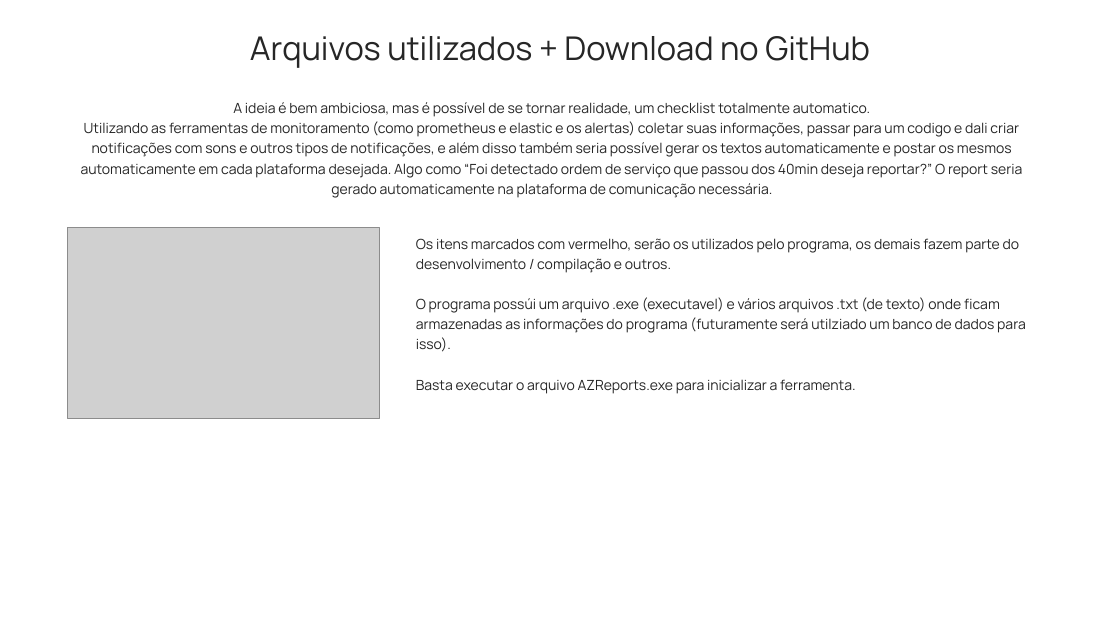
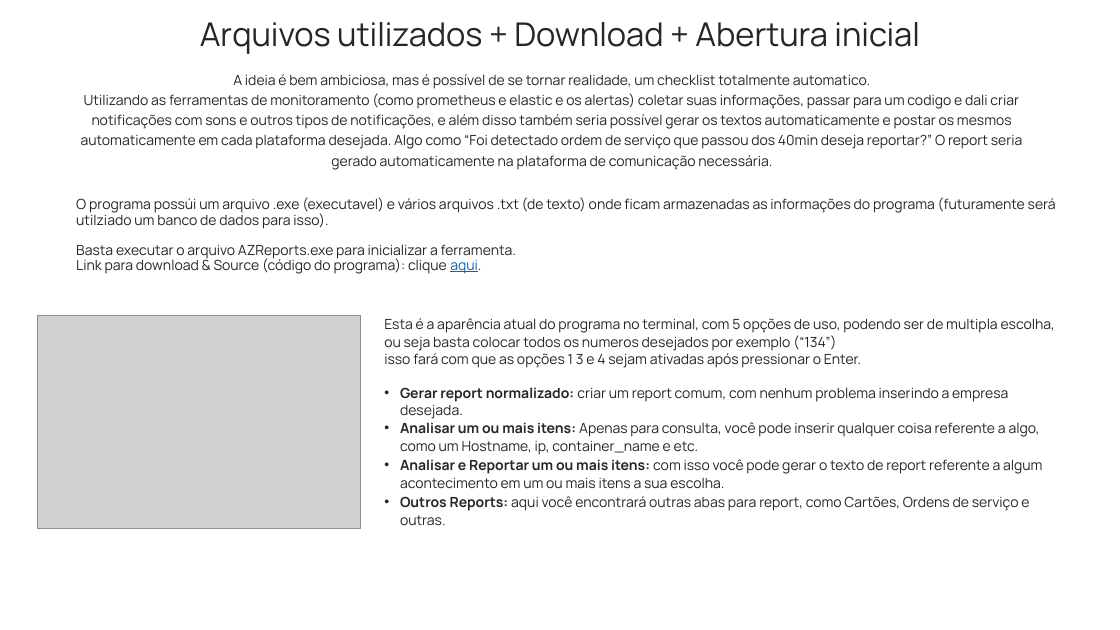
Before and after one commit to zMatheus222/Legacy-AZReports, a slide deck: slide 3 of azreports.pptx. Drawn at 1120x630 pixels with LibreOffice and Linux fonts; fonts in the diff are those of the drawing; grey boxes stand for pictures. Boxes give left, top, right and bottom in pixels: in the first picture for what was removed or moved away, otherwise in the second. Text is boxed around its words. In the diff, an @@ line names an element or a change of style, - is before the commit and + after.

```diff
--- a/azreports.pptx
+++ b/azreports.pptx
@@ text at box(200, 22, 920, 54): text changed @@
-Arquivos utilizados + Download no GitHub
+Arquivos utilizados + Download + Abertura inicial
@@ text "A ideia é bem ambiciosa, ...": place and size @@
-text "A ideia é bem ambiciosa, ..." at box(81, 102, 1023, 198)
+text "A ideia é bem ambiciosa, ..." at box(81, 74, 1023, 170)
@@ text "O programa possúi um arquivo ...": place and size @@
-text "O programa possúi um arquivo ..." at box(416, 238, 1026, 394)
+text "O programa possúi um arquivo ..." at box(76, 197, 1056, 274)
@@ text at box(76, 197, 1056, 259): line spacing 1.2 to 0.9 @@
@@ picture removed at box(68, 228, 379, 418) @@
@@ text at box(416, 238, 1020, 273): paragraph removed @@
-Os itens marcados com vermelho, serão os utilizados pelo programa, os demais fazem parte do desenvolvimento / compilação e outros.
@@ text at box(76, 256, 481, 274): paragraph added @@
+Link para download & Source (código do programa): clique aqui.
@@ picture added at box(38, 315, 360, 528) @@
@@ text added at box(384, 318, 1055, 525), 12 pt, text #262626 @@
+Esta é a aparência atual do programa no terminal, com 5 opções de uso, podendo ser de multipla escolha, ou seja basta colocar todos os numeros desejados por exemplo (“134”)
+isso fará com que as opções 1 3 e 4 sejam ativadas após pressionar o Enter.
+• Gerar report normalizado: criar um report comum, com nenhum problema inserindo a empresa desejada.
+• Analisar um ou mais itens: Apenas para consulta, você pode inserir qualquer coisa referente a algo, como um Hostname, ip, container_name e etc.
+• Analisar e Reportar um ou mais itens: com isso você pode gerar o texto de report referente a algum acontecimento em um ou mais itens a sua escolha.
+• Outros Reports: aqui você encontrará outras abas para report, como Cartões, Ordens de serviço e outras.
```
Also in this commit, not shown: 2 other slides changed, 6 slides added, 8 other files.
